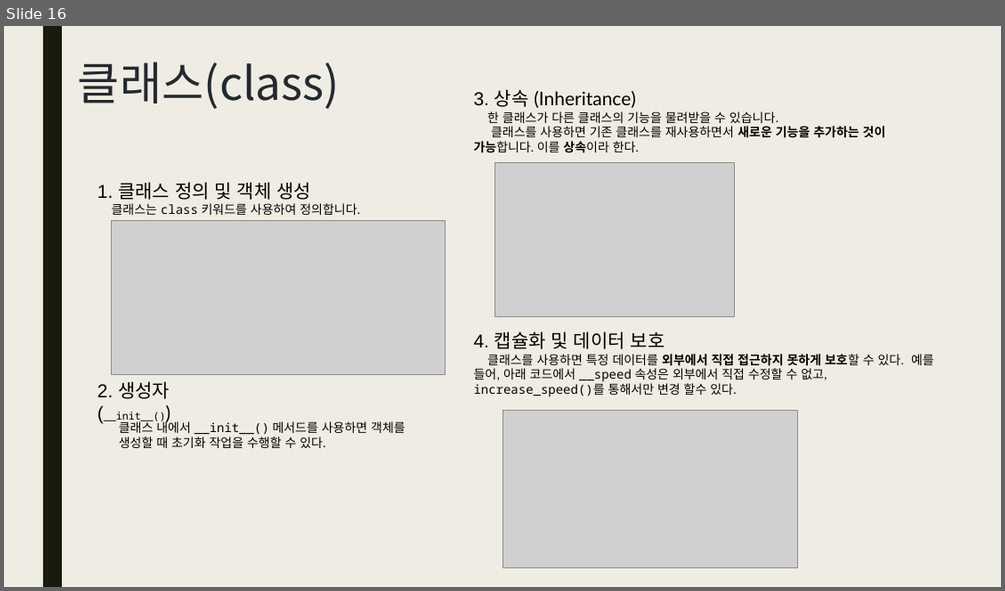
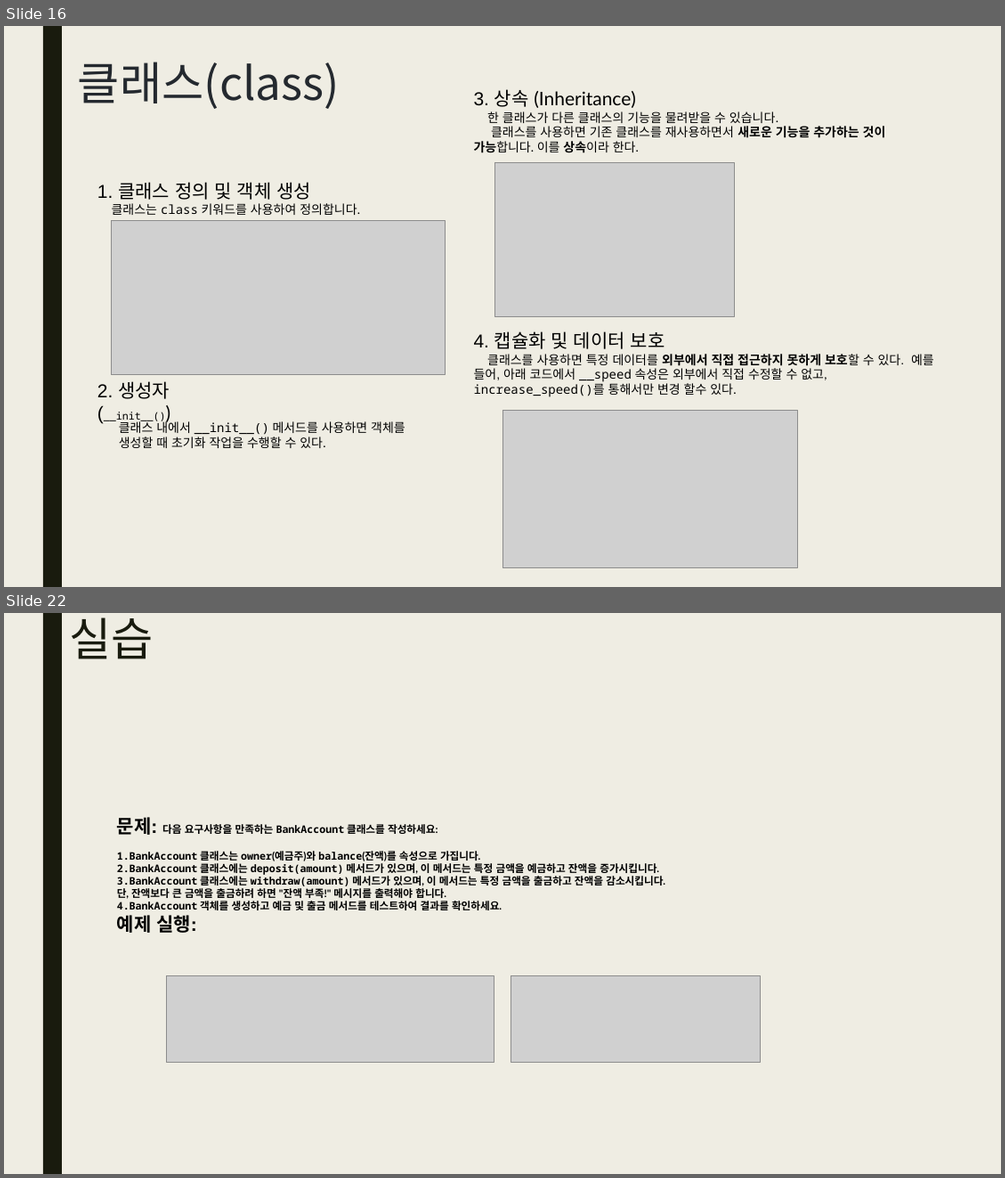
Before and after one commit to gomtings/JeoninHighSchool, a slide deck: 수업교제/2025/1학기/파이썬 기초06.pptx. Shown one above the other, each under a label of ours: slide 16 before the commit, slides 16 and 22 after it; the slides between them are not shown. The pictures are 1005x591 and 1005x1178 pixels, drawn with LibreOffice and Linux fonts; fonts in the diff are those of the drawing; grey boxes stand for pictures. Boxes give left, top, right and bottom in pixels: in the first picture for what was removed or moved away, otherwise in the second. Text is boxed around its words. In the diff, an @@ line names an element or a change of style, - is before the commit and + after.

```diff
--- a/수업교제/2025/1학기/파이썬 기초06.pptx
+++ b/수업교제/2025/1학기/파이썬 기초06.pptx
@@ slide 22 added at (4,613,1001,1174), background #EFEDE3; not listed: 1 template element that a slide beside it also shows @@
@@ text added at (69,617,153,659), 44 pt, text #191B0E @@
+실습
@@ text added at (117,817,665,933), 10 pt, text #000000, bold @@
+문제: 다음 요구사항을 만족하는 BankAccount 클래스를 작성하세요:
+1. BankAccount 클래스는 owner(예금주)와 balance(잔액)를 속성으로 가집니다.
+2. BankAccount 클래스에는 deposit(amount) 메서드가 있으며, 이 메서드는 특정 금액을 예금하고 잔액을 증가시킵니다.
+3. BankAccount 클래스에는 withdraw(amount) 메서드가 있으며, 이 메서드는 특정 금액을 출금하고 잔액을 감소시킵니다.
+단, 잔액보다 큰 금액을 출금하려 하면 "잔액 부족!" 메시지를 출력해야 합니다.
+4. BankAccount 객체를 생성하고 예금 및 출금 메서드를 테스트하여 결과를 확인하세요.
+예제 실행:
@@ picture added at (166,976,494,1062) @@
@@ picture added at (511,976,760,1062) @@
```
Also in this commit, not shown: 1 slide changed, 6 other slides added, 4 other files.
